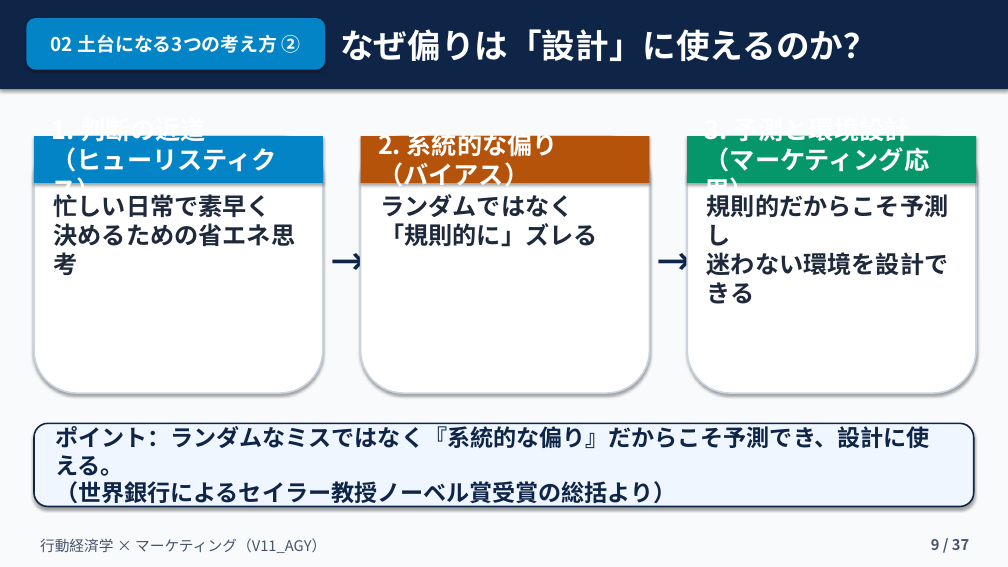
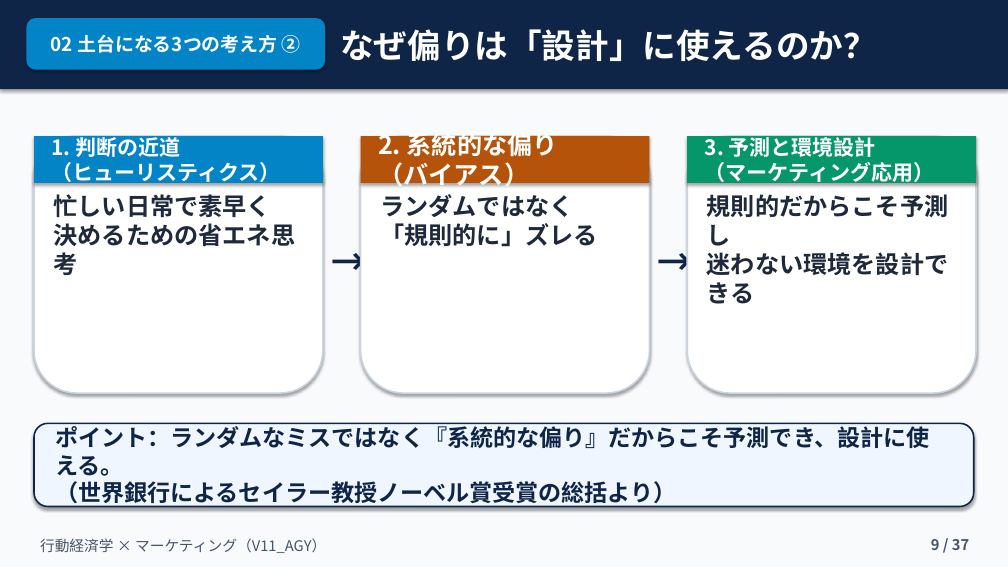
Before and after one commit to kkomatsu81/jns-slide-v11-agy, a slide deck: slide 9 of 融合版_V11_AGY.pptx. Drawn at 1008x567 pixels with LibreOffice and Linux fonts; fonts in the diff are those of the drawing. Boxes give left, top, right and bottom in pixels: in the first picture for what was removed or moved away, otherwise in the second. Text is boxed around its words. In the diff, an @@ line names an element or a change of style, - is before the commit and + after.

```diff
--- a/融合版_V11_AGY.pptx
+++ b/融合版_V11_AGY.pptx
@@ text "1. 判断の近道 （ヒューリスティクス）" at [51, 134, 281, 185]: size 24 to 20 pt @@
@@ text "3. 予測と環境設計 （マーケティング応用）" at [705, 134, 935, 185]: size 24 to 20 pt @@
```
Also in this commit, not shown: 5 other slides changed.
